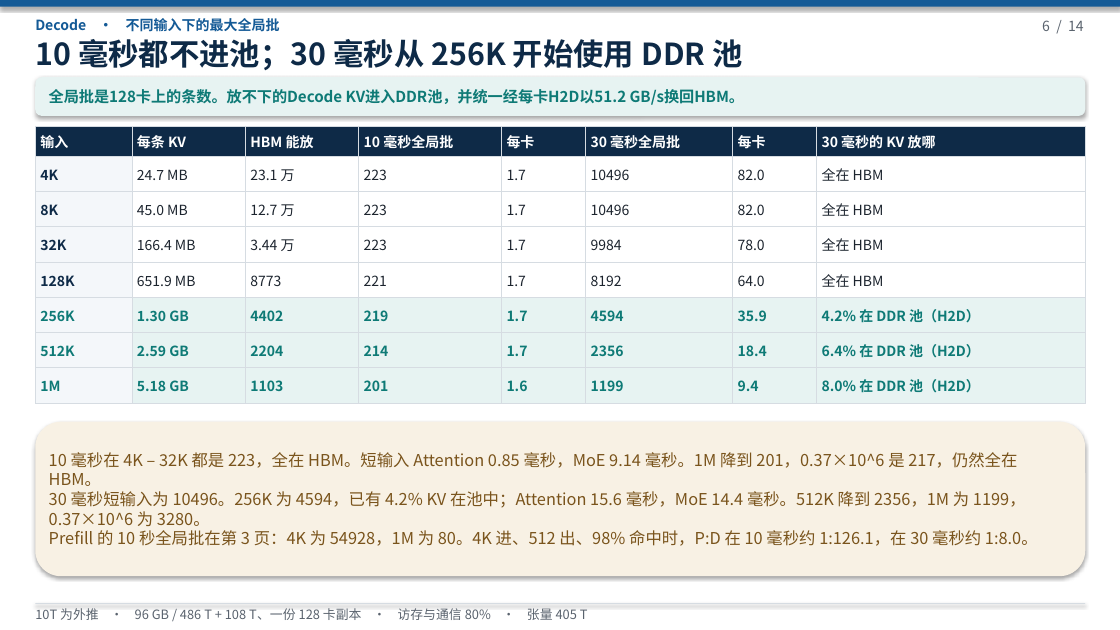
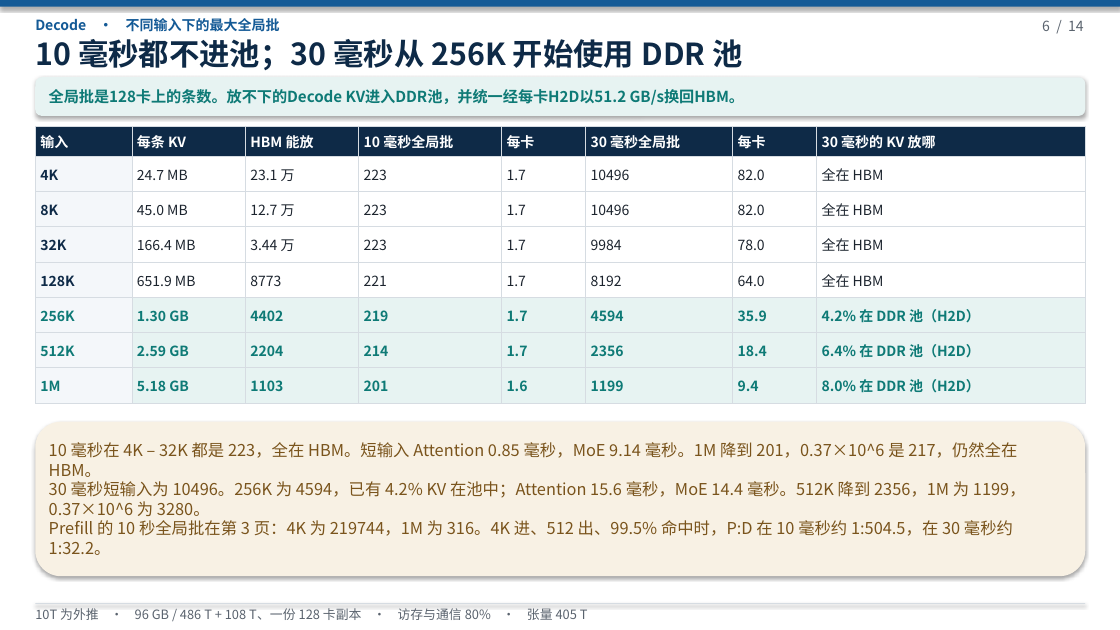
Before and after one commit to 69515164-rgb/UCL-MPComm, a slide deck: slide 6 of docs/deepseek-96g-slo.pptx. Drawn at 1120x630 pixels with LibreOffice and Linux fonts; fonts in the diff are those of the drawing. Boxes give left, top, right and bottom in pixels: in the first picture for what was removed or moved away, otherwise in the second. Text is boxed around its words. In the diff, an @@ line names an element or a change of style, - is before the commit and + after.

```diff
--- a/docs/deepseek-96g-slo.pptx
+++ b/docs/deepseek-96g-slo.pptx
@@ text at (49,520,1013,555): text changed @@
-Prefill 的 10 秒全局批在第 3 页：4K 为 54928，1M 为 80。4K 进、512 出、98% 命中时，P:D 在 10 毫秒约 1:126.1，在 30 毫秒约 1:8.0。
+Prefill 的 10 秒全局批在第 3 页：4K 为 219744，1M 为 316。4K 进、512 出、99.5% 命中时，P:D 在 10 毫秒约 1:504.5，在 30 毫秒约 1:32.2。
```
Also in this commit, not shown: 5 other slides changed, 2 other files.
